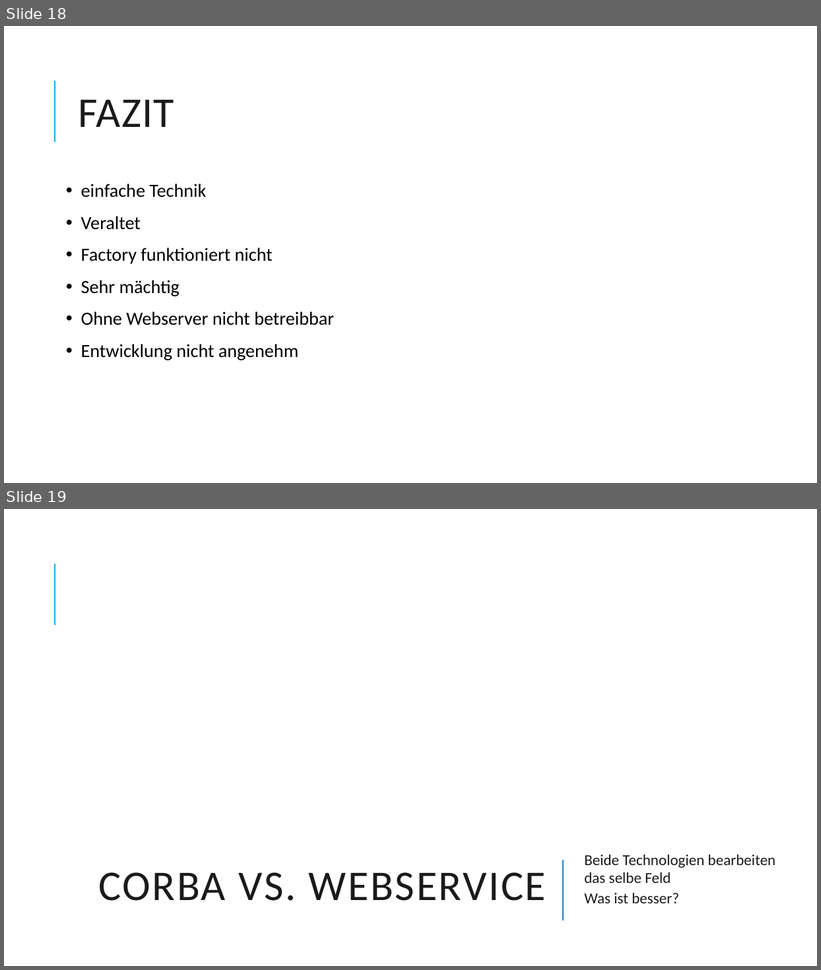
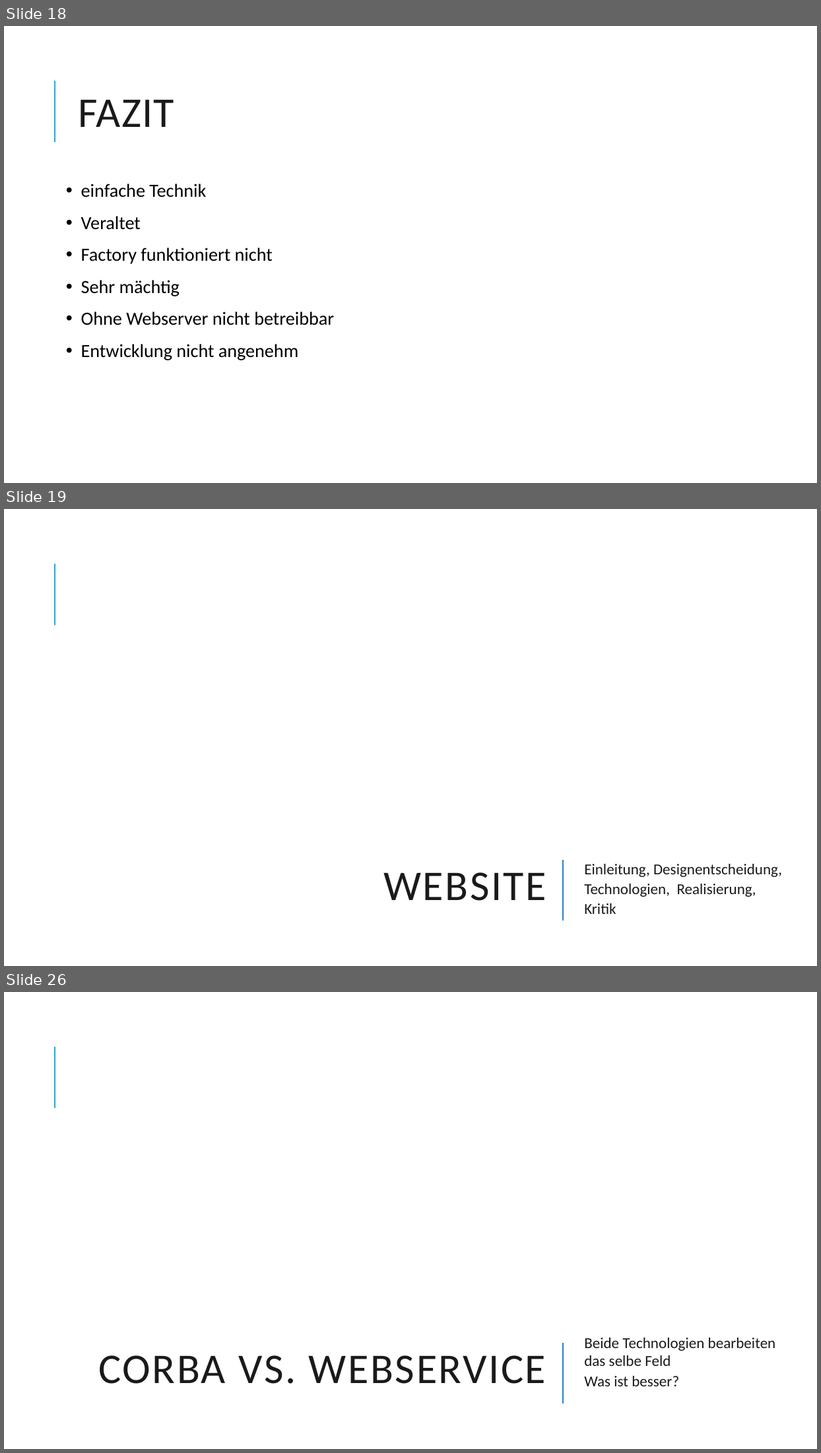
Before and after one commit to Dabjazz/SportsClubManager, a slide deck: Presentation/Presentation.pptx. Shown one above the other, each under a label of ours: slides 18 and 19 before the commit, slides 18, 19 and 26 after it; the slides between them are not shown. The pictures are 821x970 and 821x1453 pixels, drawn with LibreOffice and Linux fonts; fonts in the diff are those of the drawing; background and template pictures are left out. Boxes give left, top, right and bottom in pixels: in the first picture for what was removed or moved away, otherwise in the second. Text is boxed around its words. In the diff, an @@ line names an element or a change of style, - is before the commit and + after.

Commit message:
website

```diff
--- a/Presentation/Presentation.pptx
+++ b/Presentation/Presentation.pptx
@@ slide 19 added at (4, 509, 817, 966), background #FFFFFF; not listed: 2 template elements that a slide beside it also shows @@
@@ text added at (584, 864, 782, 914), 18 pt, text #1A1A1A @@
+Einleitung, Designentscheidung,
+Technologien, Realisierung,
+Kritik
@@ title added at (384, 873, 547, 901), 50 pt, text #1A1A1A @@
+WEBSITE
@@ what was slide 19 is now slide 26 @@
```
Also in this commit, not shown: 6 other slides added.
